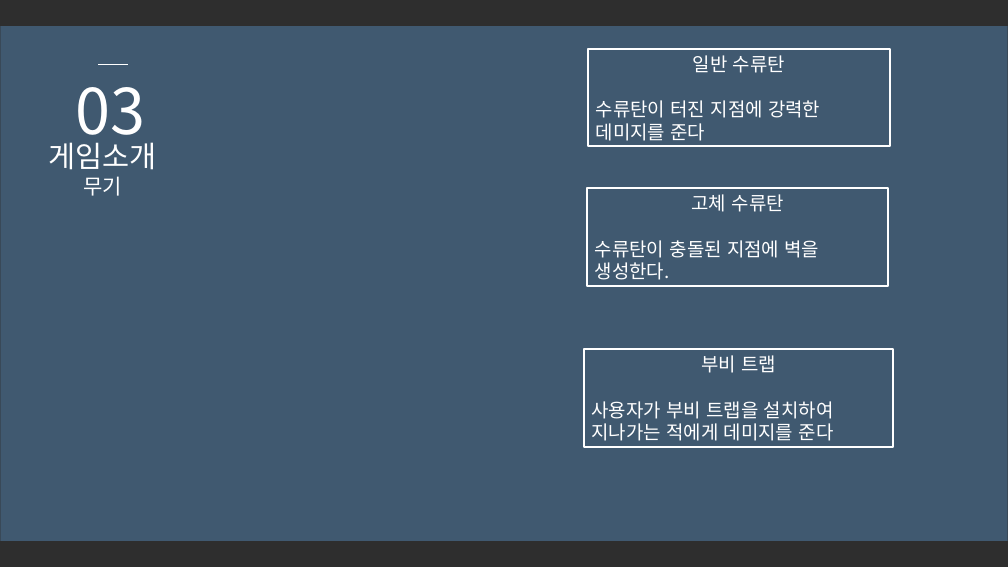
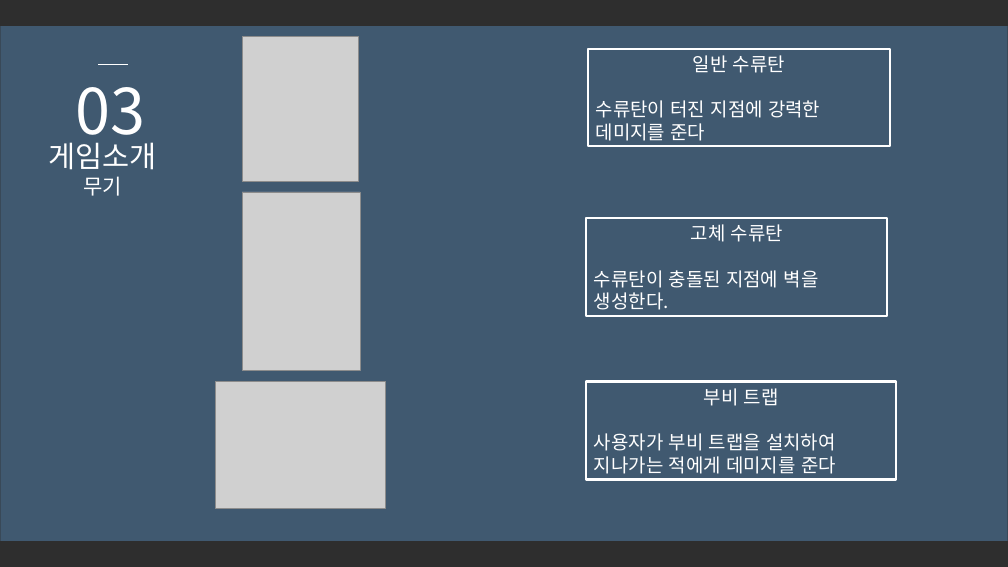
Before and after one commit to SuperTaeJun/GraduationWork, a slide deck: slide 11 of 졸업작품 제안서/졸업작품 제안서ver3.pptx. Drawn at 1008x567 pixels with LibreOffice and Linux fonts; fonts in the diff are those of the drawing; grey boxes stand for pictures; background and template pictures are left out; a plain dark background stands for a picture behind light text. Boxes give left, top, right and bottom in pixels: in the first picture for what was removed or moved away, otherwise in the second. Text is boxed around its words. In the diff, an @@ line names an element or a change of style, - is before the commit and + after.

```diff
--- a/졸업작품 제안서/졸업작품 제안서ver3.pptx
+++ b/졸업작품 제안서/졸업작품 제안서ver3.pptx
@@ picture added at bbox=[242, 36, 358, 181] @@
@@ picture added at bbox=[242, 192, 360, 371] @@
@@ rectangle "고체 수류탄": place and size @@
-rectangle "고체 수류탄" at bbox=[588, 188, 889, 286]
+rectangle "고체 수류탄" at bbox=[587, 219, 888, 316]
@@ picture added at bbox=[216, 381, 385, 508] @@
@@ rectangle "부비 트랩": place and size @@
-rectangle "부비 트랩" at bbox=[585, 349, 894, 448]
+rectangle "부비 트랩" at bbox=[587, 382, 896, 480]
```
Also in this commit, not shown: 5 other slides changed.
